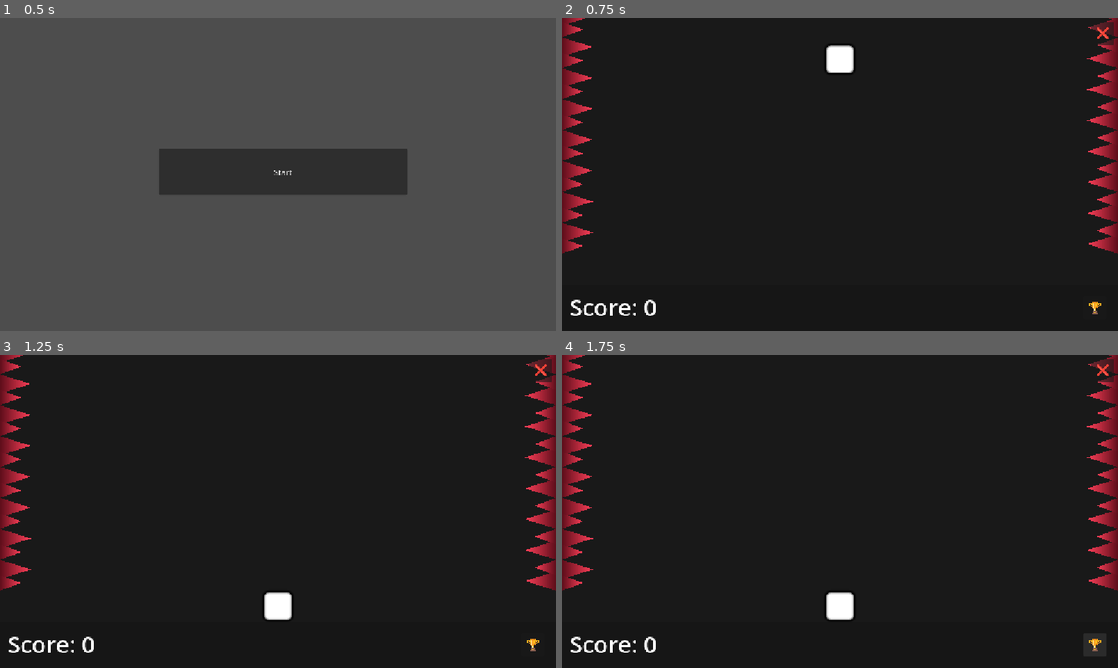
Above: before the commit, frames 1-4 (two rows, left to right).
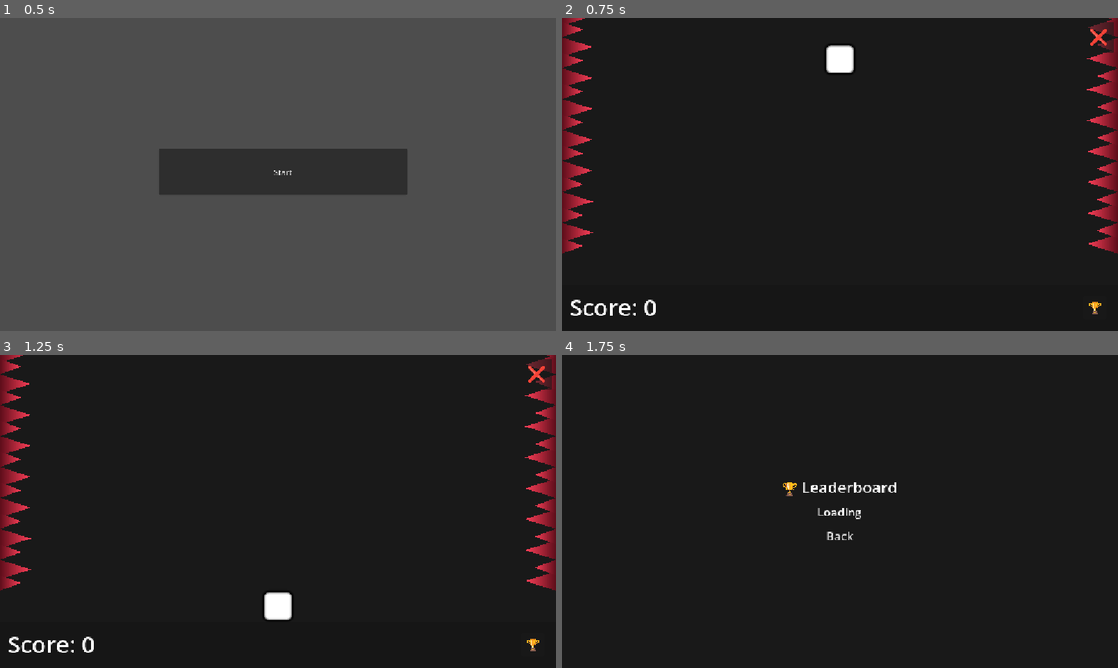
Above: after the commit, the same moments.

Repository: vindognz/dodge-the-spikes
Game: Godot game, scene res://scenes/start.tscn
Two runs of this game, one before a commit and one after it. Both use one fixed random seed, a clock stepped at 60 frames per second and the inputs below.
Inputs:
- Up to frame 1 (0.5 s): no input
- Up to frame 2 (0.75 s): click "Start" at 0.5 s
- Up to frame 3 (1.25 s): no input
- Up to frame 4 (1.75 s): click "🏆" at 1.25 s

Frame 1 is identical in both runs. In frame 2, 0.1% of the frame differs, in the area x 94-100%, y 2-12%; in frame 3, 0.1%; in frame 4, 5.2%, in the area x 0-100%, y 0-96%.

Commit message:
polish lb system

Diff:
--- a/scenes/game.tscn
+++ b/scenes/game.tscn
@@ -223,12 +223,12 @@
 anchors_preset = 1
 anchor_left = 1.0
 anchor_right = 1.0
-offset_left = 1096.0
+offset_left = 1080.0
 offset_top = 8.0
 offset_right = 1144.0
-offset_bottom = 56.0
+offset_bottom = 72.0
 grow_horizontal = 0
-theme_override_font_sizes/font_size = 28
+theme_override_font_sizes/font_size = 40
 text = "❌"
 
 [node name="LeaderboardButton" type="Button" parent="CanvasLayer/HUD" unique_id=476615647]
--- /dev/null
+++ b/scenes/leaderboard.tscn
@@ -0,0 +1,74 @@
+[gd_scene format=3 uid="uid://fmf3isf5jxft"]
+
+[ext_resource type="Script" uid="uid://w6ksy4l70l0b" path="res://scripts/leaderboard.gd" id="1_mrg81"]
+
+[node name="Leaderboard" type="Control" unique_id=673377618]
+layout_mode = 3
+anchors_preset = 15
+anchor_right = 1.0
+anchor_bottom = 1.0
+grow_horizontal = 2
+grow_vertical = 2
+script = ExtResource("1_mrg81")
+
+[node name="Background" type="ColorRect" parent="." unique_id=322312035]
+layout_mode = 1
+anchors_preset = 15
+anchor_right = 1.0
+anchor_bottom = 1.0
+grow_horizontal = 2
+grow_vertical = 2
+color = Color(0.09803922, 0.09803922, 0.09803922, 1)
+
+[node name="Panel" type="PanelContainer" parent="." unique_id=1426933307]
+z_index = 1
+layout_mode = 1
+anchors_preset = 8
+anchor_left = 0.5
+anchor_top = 0.5
+anchor_right = 0.5
+anchor_bottom = 0.5
+offset_left = -200.0
+offset_top = -250.0
+offset_right = 200.0
+offset_bottom = 250.0
+grow_horizontal = 2
+grow_vertical = 2
+
+[node name="VBox" type="VBoxContainer" parent="Panel" unique_id=1720088702]
+layout_mode = 2
+size_flags_horizontal = 4
+size_flags_vertical = 4
+theme_override_constants/separation = 12
+
+[node name="Title" type="Label" parent="Panel/VBox" unique_id=1352179660]
+layout_mode = 2
+size_flags_horizontal = 4
+theme_override_font_sizes/font_size = 32
+text = "🏆 Leaderboard"
+horizontal_alignment = 1
+
+[node name="LoadingLabel" type="Label" parent="Panel/VBox" unique_id=69671536]
+layout_mode = 2
+theme_override_font_sizes/font_size = 24
+text = "Loading"
+horizontal_alignment = 1
+
+[node name="Scroll" type="ScrollContainer" parent="Panel/VBox" unique_id=1939760509]
+custom_minimum_size = Vector2(400, 500)
+layout_mode = 2
+size_flags_vertical = 3
+horizontal_scroll_mode = 0
+
+[node name="EntryList" type="VBoxContainer" parent="Panel/VBox/Scroll" unique_id=74167158]
+custom_minimum_size = Vector2(400, 500)
+layout_mode = 2
+size_flags_horizontal = 3
+
+[node name="BackButton" type="Button" parent="Panel/VBox" unique_id=131837777]
+layout_mode = 2
+size_flags_horizontal = 4
+theme_override_font_sizes/font_size = 24
+text = "Back"
+
+[connection signal="pressed" from="Panel/VBox/BackButton" to="." method="_on_back_button_pressed"]
--- a/scripts/Global.gd
+++ b/scripts/Global.gd
@@ -35,21 +35,20 @@
 		http.queue_free()
 	)
 
-func fetch_leaderboard() -> void:
+func fetch_leaderboard(callback: Callable) -> void:
 	var http = HTTPRequest.new()
 	get_tree().root.add_child(http)
 
-	var url = SUPABASE_URL + "/rest/v1/leaderboard?select=name,score&order=score.desc&limit=10"
+	var url = SUPABASE_URL + "/rest/v1/rpc/get_leaderboard"
 	var headers = [
 		"apikey: " + SUPABASE_KEY,
 		"Authorization: Bearer " + SUPABASE_KEY
 	]
-
 	http.request(url, headers, HTTPClient.METHOD_GET)
 	http.request_completed.connect(func(result, code, _headers, body):
 		if code == 200:
 			var json = JSON.parse_string(body.get_string_from_utf8())
-			print("Leaderboard: ", json)
+			callback.call(json)
 		else:
 			print("Fetch failed: ", code)
 		http.queue_free()
--- a/scripts/game.gd
+++ b/scripts/game.gd
@@ -28,4 +28,4 @@
 	Global.submit_score("test")
 
 func _on_leaderboard_button_pressed() -> void:
-	Global.fetch_leaderboard()
+	get_tree().change_scene_to_file("res://scenes/leaderboard.tscn")
--- /dev/null
+++ b/scripts/leaderboard.gd
@@ -0,0 +1,65 @@
+extends Control
+
+@onready var entry_list: VBoxContainer = $Panel/VBox/Scroll/EntryList
+@onready var scroll: ScrollContainer = $Panel/VBox/Scroll
+@onready var loading_label: Label = $Panel/VBox/LoadingLabel
+
+var loading_timer: float = 0.0
+var loading_dots: int = 0
+
+# Called when the node enters the scene tree for the first time.
+func _ready() -> void:
+	scroll.visible = false
+	loading_label.visible = true
+	loading_label.text = "Loading"
+	Global.fetch_leaderboard(populate)
+
+func _process2(delta: float) -> void:
+	if loading_label.visible:
+		loading_timer += delta
+		if loading_timer >= 1.0:
+			loading_timer = 0.0
+			loading_dots = (loading_dots + 1) % 4
+			loading_label.text = "Loading" + ".".repeat(loading_dots)
+
+func _process(delta: float) -> void:
+	if loading_label.visible:
+		loading_timer += delta
+		if loading_timer >= 1.0:
+			loading_timer = 0.0
+			loading_dots = (loading_dots + 1) % 4
+			loading_label.text = "Loading" + ".".repeat(loading_dots)
+
+func populate(entries: Array) -> void:
+	loading_label.visible = false
+	scroll.visible = true
+
+	for i in entries.size():
+		var entry = entries[i]
+
+		var row = HBoxContainer.new()
+
+		var rank_label = Label.new()
+		rank_label.text = str(i + 1) + "."
+		rank_label.add_theme_font_size_override("font_size", 24)
+		rank_label.add_theme_color_override("font_color", Color.WHITE)
+
+		var name_label = Label.new()
+		name_label.text = str(entry["name"])
+		name_label.size_flags_horizontal = Control.SIZE_EXPAND_FILL
+		name_label.add_theme_font_size_override("font_size", 24)
+		name_label.add_theme_color_override("font_color", Color.WHITE)
+
+		var score_label = Label.new()
+		score_label.text = str(int(entry["score"]))
+		score_label.horizontal_alignment = HORIZONTAL_ALIGNMENT_RIGHT
+		score_label.add_theme_font_size_override("font_size", 24)
+		score_label.add_theme_color_override("font_color", Color.WHITE)
+
+		row.add_child(rank_label)
+		row.add_child(name_label)
+		row.add_child(score_label)
+		entry_list.add_child(row)
+
+func _on_back_button_pressed() -> void:
+	get_tree().change_scene_to_file("res://scenes/game.tscn")
Not shown, added: scripts/leaderboard.gd.uid
Not shown, changed: README.md
